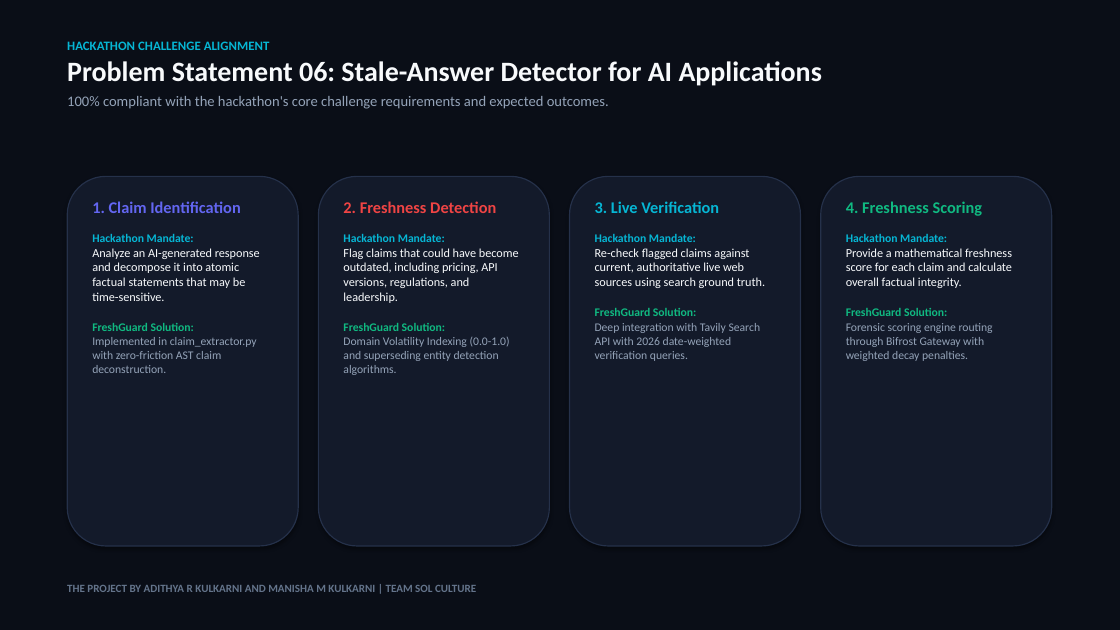
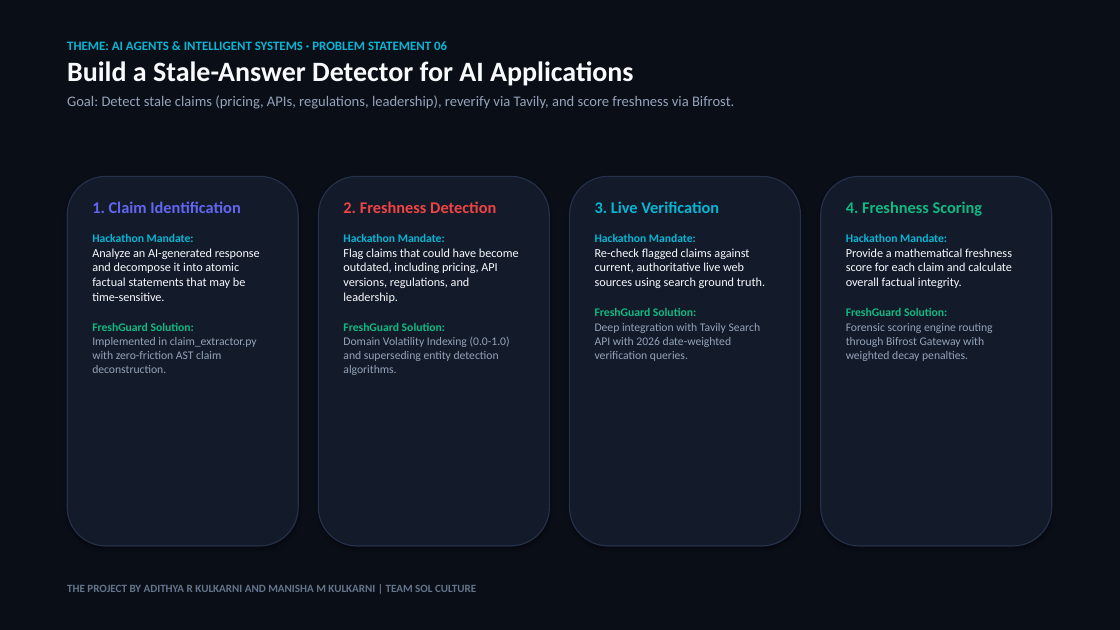
Before and after one commit to Tech-Adii/freshguard-ai, a slide deck: slide 2 of FreshGuard_AI_Pitch_Deck.pptx. Drawn at 1120x630 pixels with LibreOffice and Linux fonts; fonts in the diff are those of the drawing. Boxes give left, top, right and bottom in pixels: in the first picture for what was removed or moved away, otherwise in the second. Text is boxed around its words. In the diff, an @@ line names an element or a change of style, - is before the commit and + after.

Commit message:
docs: precisely define Problem Statement 06, official theme, and 4 core requirements matrix

```diff
--- a/FreshGuard_AI_Pitch_Deck.pptx
+++ b/FreshGuard_AI_Pitch_Deck.pptx
@@ text at bbox=[67, 41, 734, 109]: text changed; bold off @@
-HACKATHON CHALLENGE ALIGNMENT
-Problem Statement 06: Stale-Answer Detector for AI Applications
-100% compliant with the hackathon's core challenge requirements and expected outcomes.
+THEME: AI AGENTS & INTELLIGENT SYSTEMS · PROBLEM STATEMENT 06
+Build a Stale-Answer Detector for AI Applications
+Goal: Detect stale claims (pricing, APIs, regulations, leadership), reverify via Tavily, and score freshness via Bifrost.
```
Also in this commit, not shown: 5 other files.
